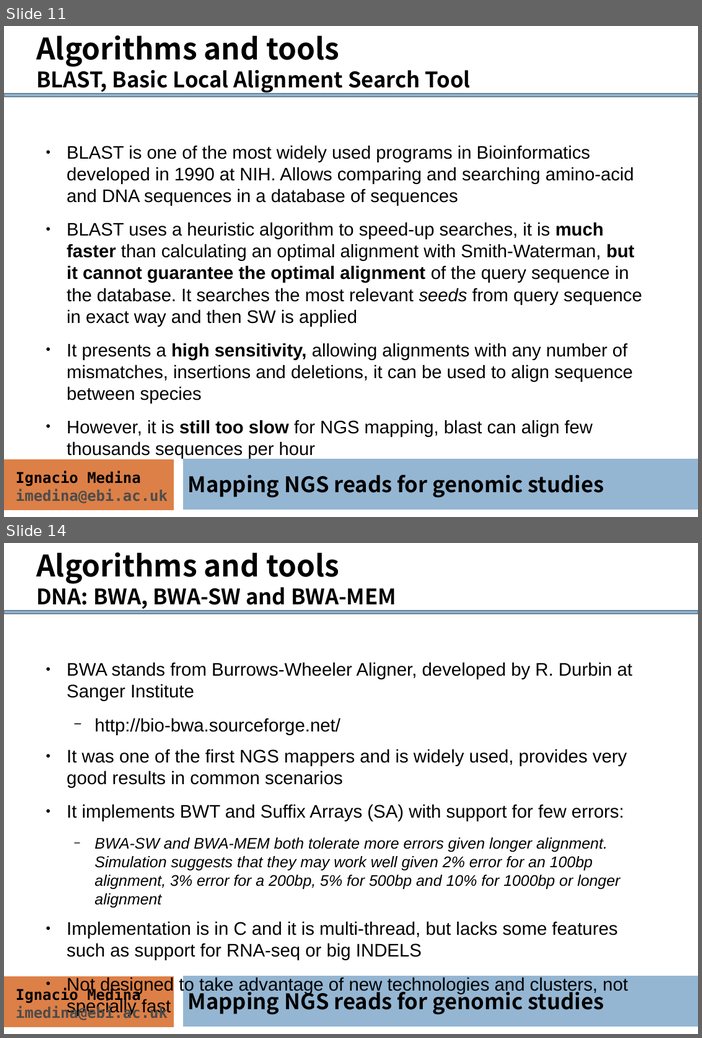
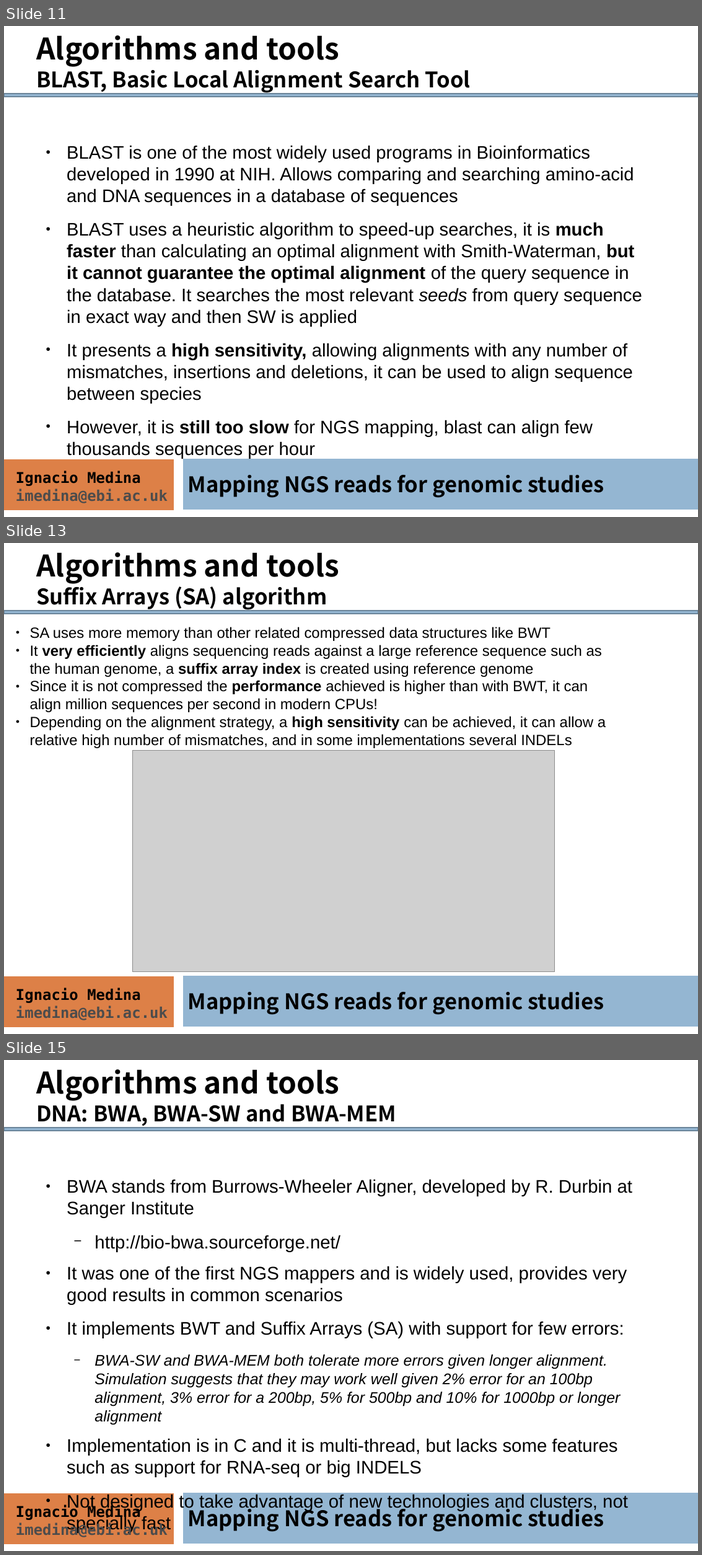
Before and after one commit to ngs-course/ngs-course.github.io, a slide deck: Course_Materials/alignment/presentation/ngs-read-mapping-imedina-mda14.odp. Shown one above the other, each under a label of ours: slides 11 and 14 before the commit, slides 11, 13 and 15 after it; the slides between them are not shown. The pictures are 702x1038 and 702x1555 pixels, drawn with LibreOffice and Linux fonts; fonts in the diff are those of the drawing; grey boxes stand for pictures. Boxes give left, top, right and bottom in pixels: in the first picture for what was removed or moved away, otherwise in the second. Text is boxed around its words. In the diff, an @@ line names an element or a change of style, - is before the commit and + after.

Commit message:
alignment prsentation updaded

```diff
--- a/Course_Materials/alignment/presentation/ngs-read-mapping-imedina-mda14.odp
+++ b/Course_Materials/alignment/presentation/ngs-read-mapping-imedina-mda14.odp
@@ slide 13 added at [4,543,698,1034], background #FFFFFF; not listed: 2 template elements that a slide beside it also shows @@
@@ text added at [36,552,339,610], 26 pt, text #000000, bold @@
+Algorithms and tools
+Suffix Arrays (SA) algorithm
@@ freeform shape added at [4,611,698,614], fill #94B6D2, outline #6B859A 1.5 pt @@
@@ text added at [30,627,606,748], 18 pt, text #000000 @@
+● SA uses more memory than other related compressed data structures like BWT
+● It very efficiently aligns sequencing reads against a large reference sequence such as the human genome, a suffix array index is created using reference genome
+● Since it is not compressed the performance achieved is higher than with BWT, it can align million sequences per second in modern CPUs!
+● Depending on the alignment strategy, a high sensitivity can be achieved, it can allow a relative high number of mismatches, and in some implementations several INDELs
@@ picture added at [133,751,555,973] @@
@@ text added at [16,988,168,1020], 18 pt, text #4C4C4C, bold @@
+Ignacio Medina
+imedina@ebi.ac.uk
@@ text added at [188,992,604,1015], 26 pt, text #000000, bold @@
+Mapping NGS reads for genomic studies
@@ what was slide 14 is now slide 15 @@
```
Also in this commit, not shown: 9 slides changed, 1 other file.
